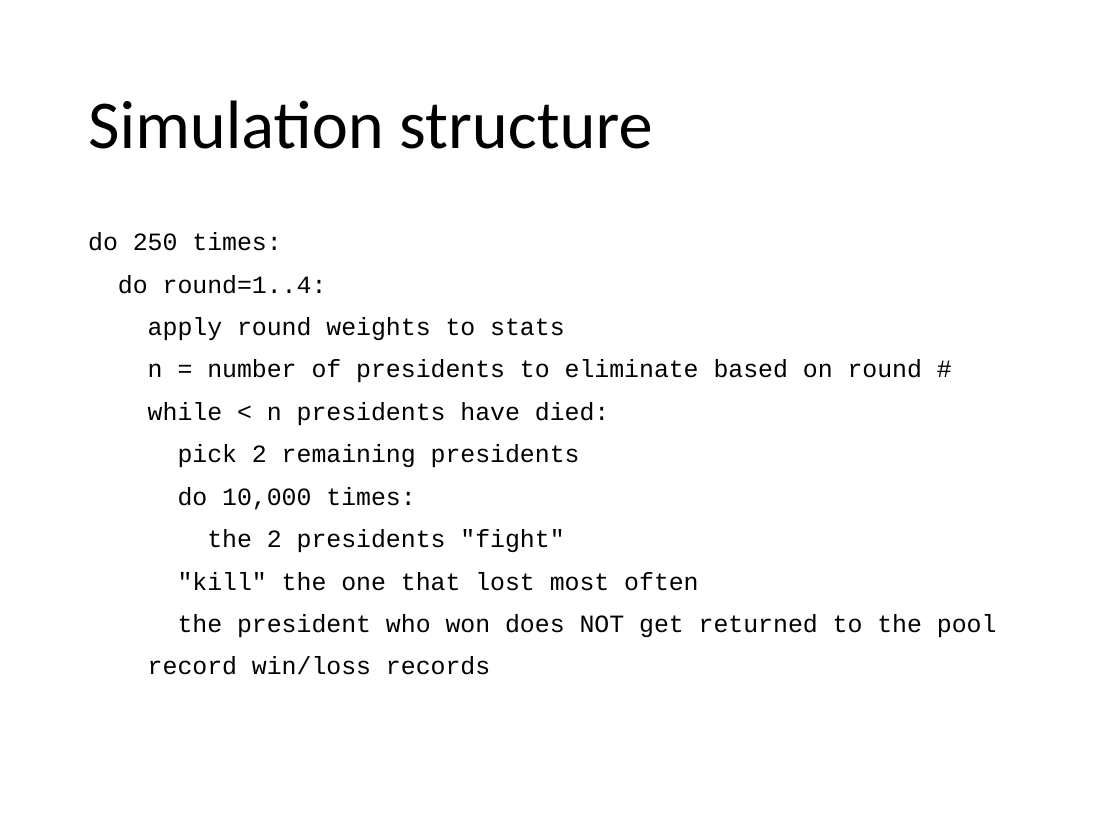
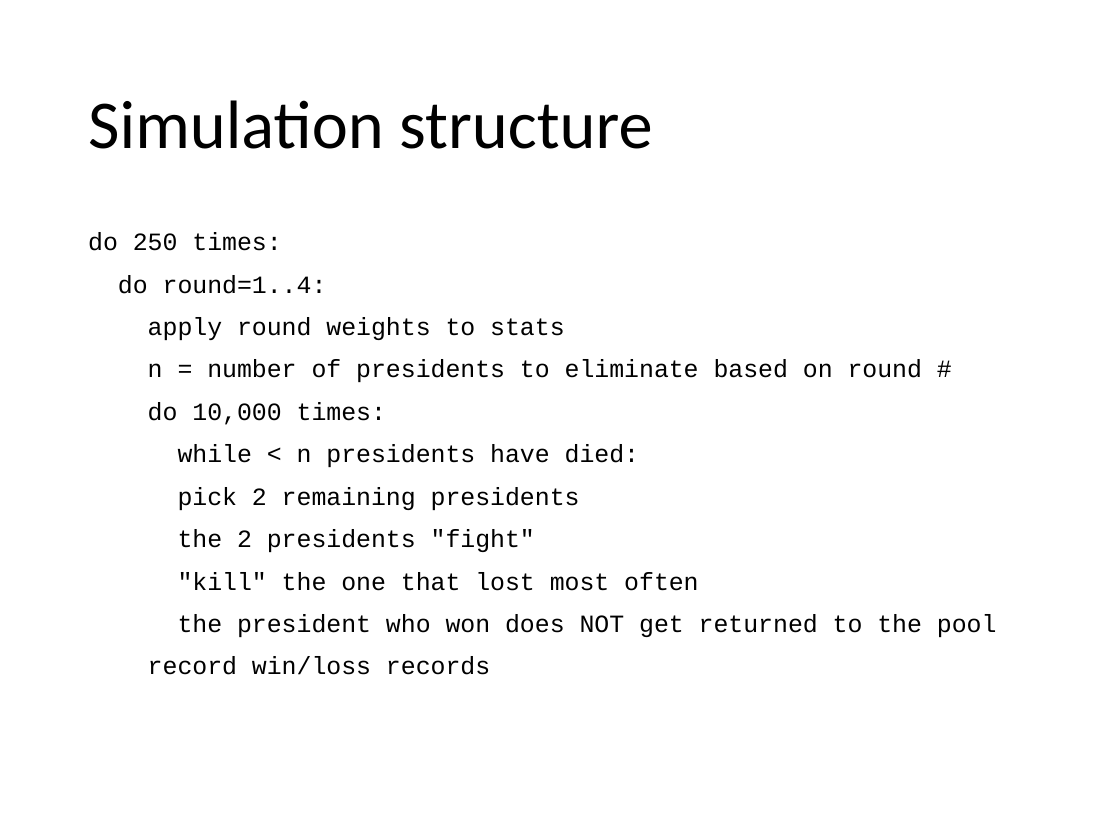
Before and after one commit to stephen-riley/lds-project-sim, a slide deck: slide 4 of docs/PBR.pptx. Drawn at 1120x840 pixels with LibreOffice and Linux fonts; fonts in the diff are those of the drawing. Boxes give left, top, right and bottom in pixels: in the first picture for what was removed or moved away, otherwise in the second. Text is boxed around its words. In the diff, an @@ line names an element or a change of style, - is before the commit and + after.

```diff
--- a/docs/PBR.pptx
+++ b/docs/PBR.pptx
@@ text at [148,402,386,425]: paragraph added @@
+do 10,000 times:
@@ text at [178,487,415,510]: paragraph removed @@
-do 10,000 times:
```
Also in this commit, not shown: 8 other files.
